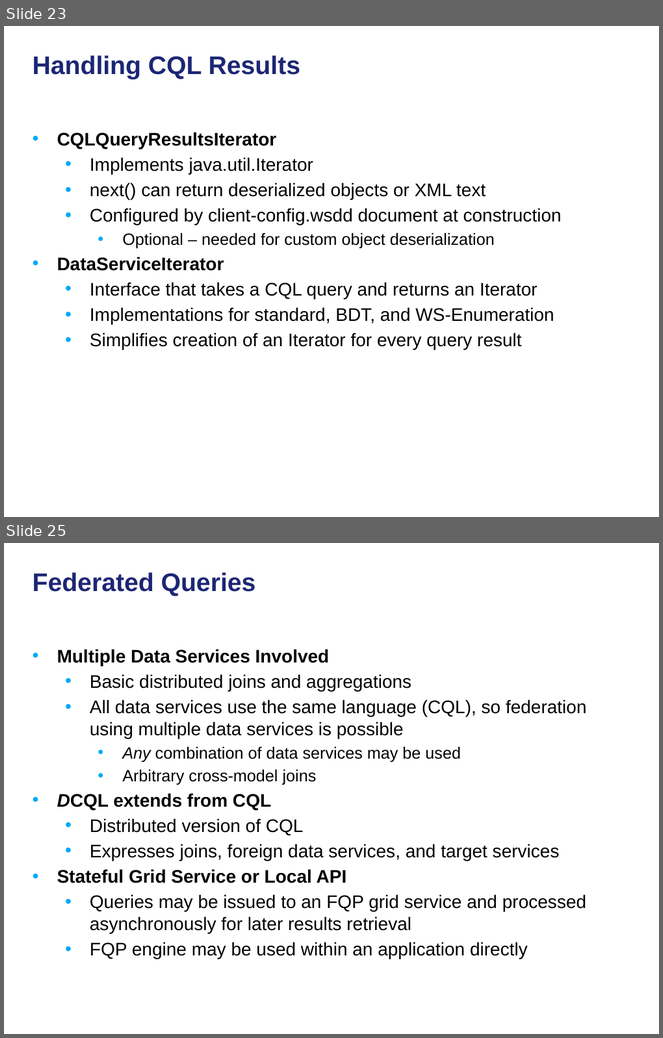
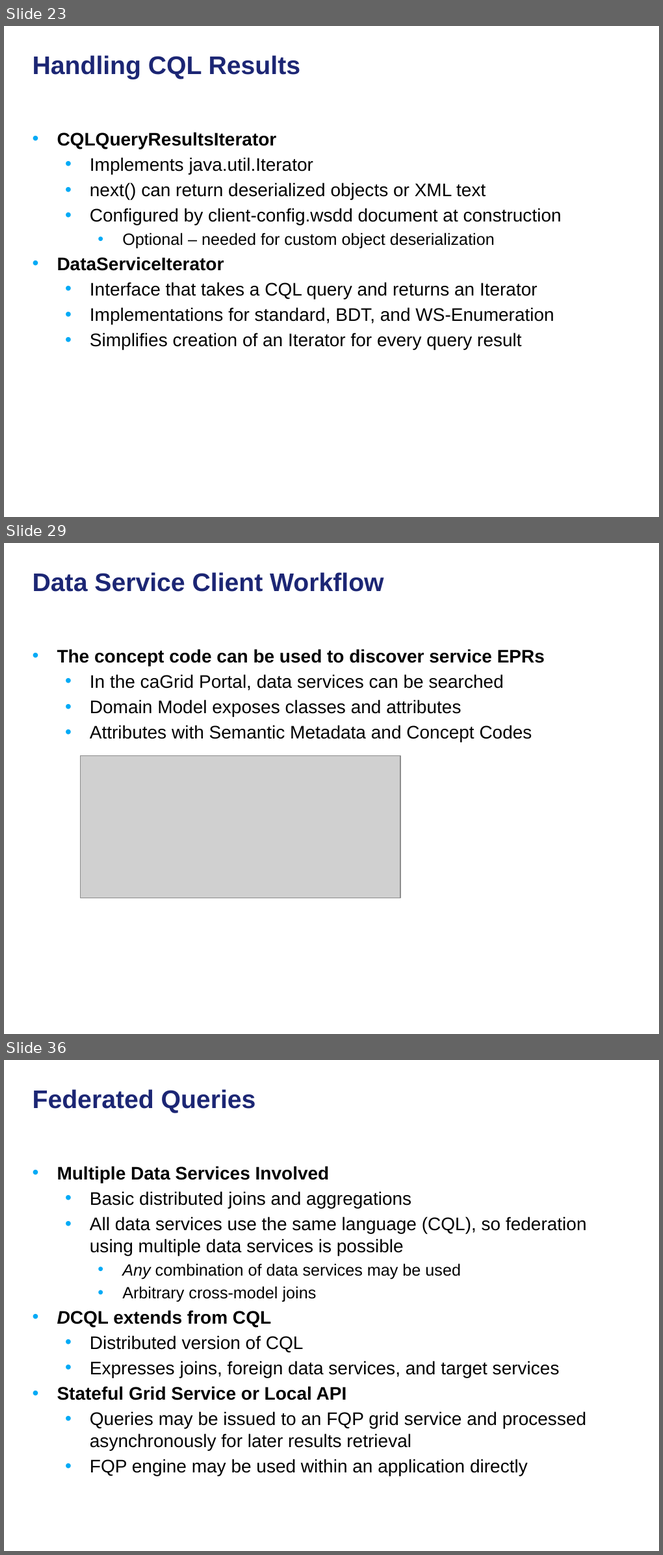
Before and after one commit to NCIP/cagrid-docs, a slide deck: presentations/200906_Novartis/caGrid Data Services.pptx. Shown one above the other, each under a label of ours: slides 23 and 25 before the commit, slides 23, 29 and 36 after it; the slides between them are not shown. The pictures are 663x1038 and 663x1555 pixels, drawn with LibreOffice and Linux fonts; fonts in the diff are those of the drawing; grey boxes stand for pictures; background and template pictures are left out. Boxes give left, top, right and bottom in pixels: in the first picture for what was removed or moved away, otherwise in the second. Text is boxed around its words. In the diff, an @@ line names an element or a change of style, - is before the commit and + after.

```diff
--- a/presentations/200906_Novartis/caGrid Data Services.pptx
+++ b/presentations/200906_Novartis/caGrid Data Services.pptx
@@ slide 29 added at (x1=4, y1=543, x2=659, y2=1034), background picture (left out) @@
@@ title added at (x1=33, y1=572, x2=384, y2=592), 28 pt, text #1C2674, bold @@
+Data Service Client Workflow
@@ text added at (x1=57, y1=649, x2=545, y2=742), 20 pt, text #000000 @@
+• The concept code can be used to discover service EPRs
+  • In the caGrid Portal, data services can be searched
+  • Domain Model exposes classes and attributes
+  • Attributes with Semantic Metadata and Concept Codes
@@ picture added at (x1=81, y1=756, x2=401, y2=899) @@
@@ what was slide 25 is now slide 36 @@
```
Also in this commit, not shown: 12 other slides added, 1 slide removed.
